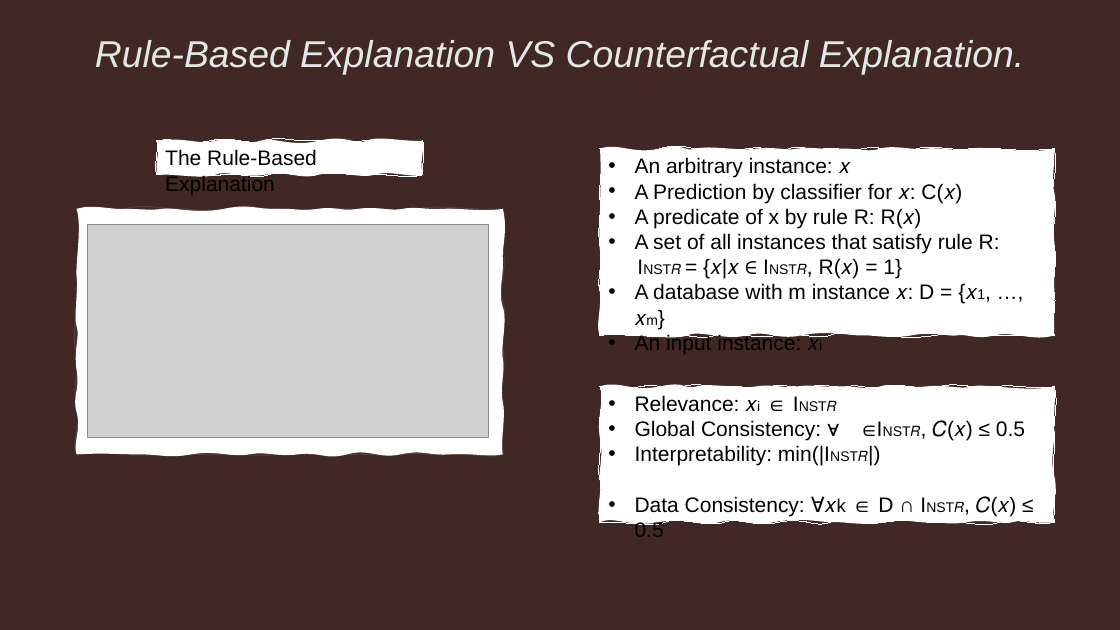
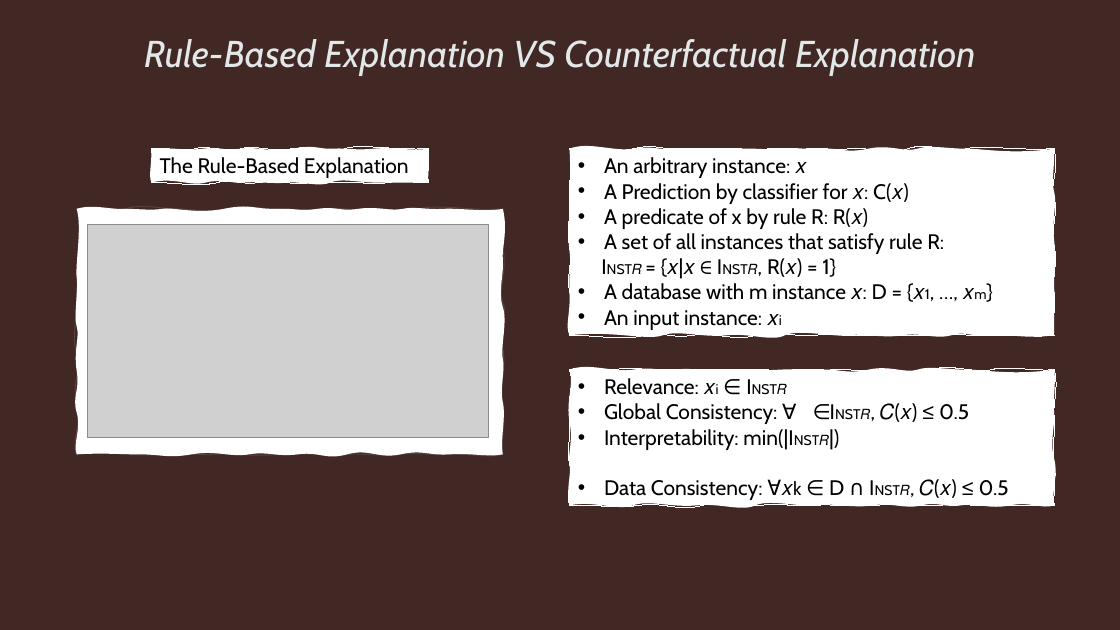
Before and after one commit to IITTeaching/cs520-f23-group-23, a slide deck: slide 11 of main-520-project/CS_520_Paper_Review_Group23.pptx. Drawn at 1120x630 pixels with LibreOffice and Linux fonts; fonts in the diff are those of the drawing; grey boxes stand for pictures. Boxes give left, top, right and bottom in pixels: in the first picture for what was removed or moved away, otherwise in the second. Text is boxed around its words. In the diff, an @@ line names an element or a change of style, - is before the commit and + after.

Commit message:
Final update for ppt

```diff
--- a/main-520-project/CS_520_Paper_Review_Group23.pptx
+++ b/main-520-project/CS_520_Paper_Review_Group23.pptx
@@ title at (x1=144, y1=39, x2=976, y2=76): text changed; font Arial to Cabin @@
-Rule-Based Explanation VS Counterfactual Explanation.
+Rule-Based Explanation VS Counterfactual Explanation
@@ freeform shape "The Rule-Based Explanation" resized from (x1=157, y1=141, x2=423, y2=175) to (x1=151, y1=149, x2=429, y2=182) @@
@@ freeform shape "An arbitrary instance: 𝑥" resized from (x1=600, y1=149, x2=1054, y2=335) to (x1=570, y1=149, x2=1054, y2=335) @@
@@ font Arial to Cabin in 3 elements at (x1=570, y1=149, x2=1054, y2=335), (x1=151, y1=149, x2=429, y2=182), (x1=570, y1=370, x2=1054, y2=506) @@
@@ freeform shape "Relevance: 𝑥i ∈ INST𝑅" resized from (x1=600, y1=386, x2=1054, y2=523) to (x1=570, y1=370, x2=1054, y2=506) @@
```
Also in this commit, not shown: 18 other slides changed, 8 slides added, 2 other files.
